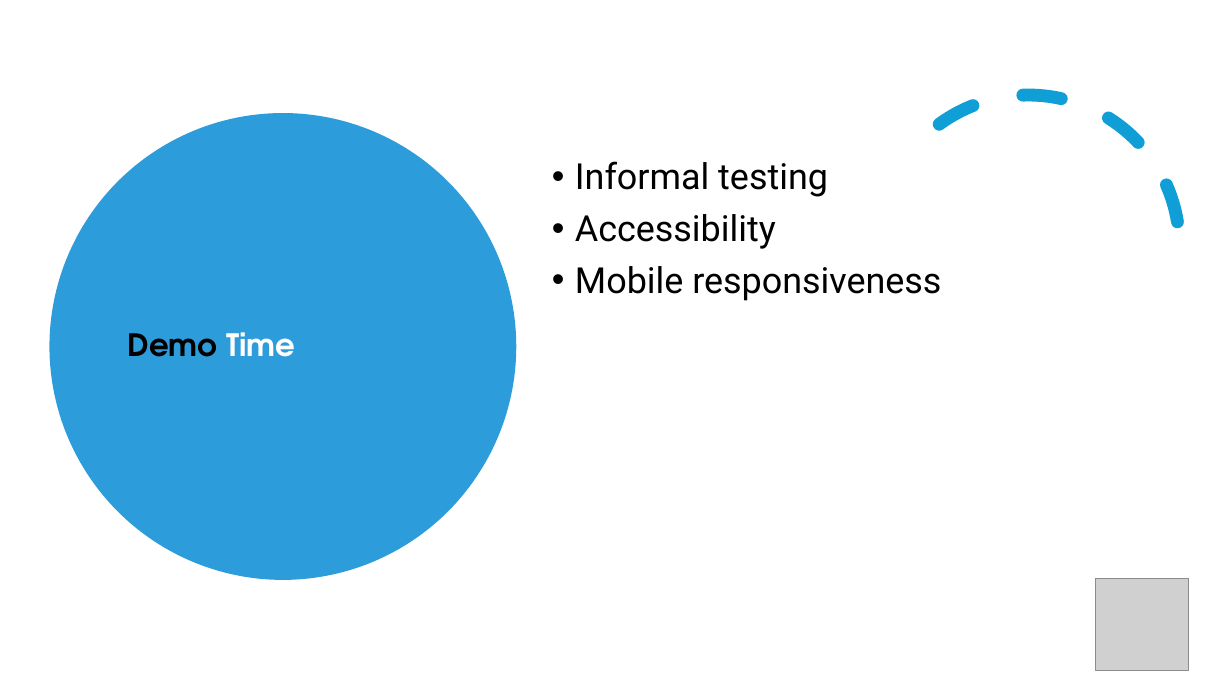
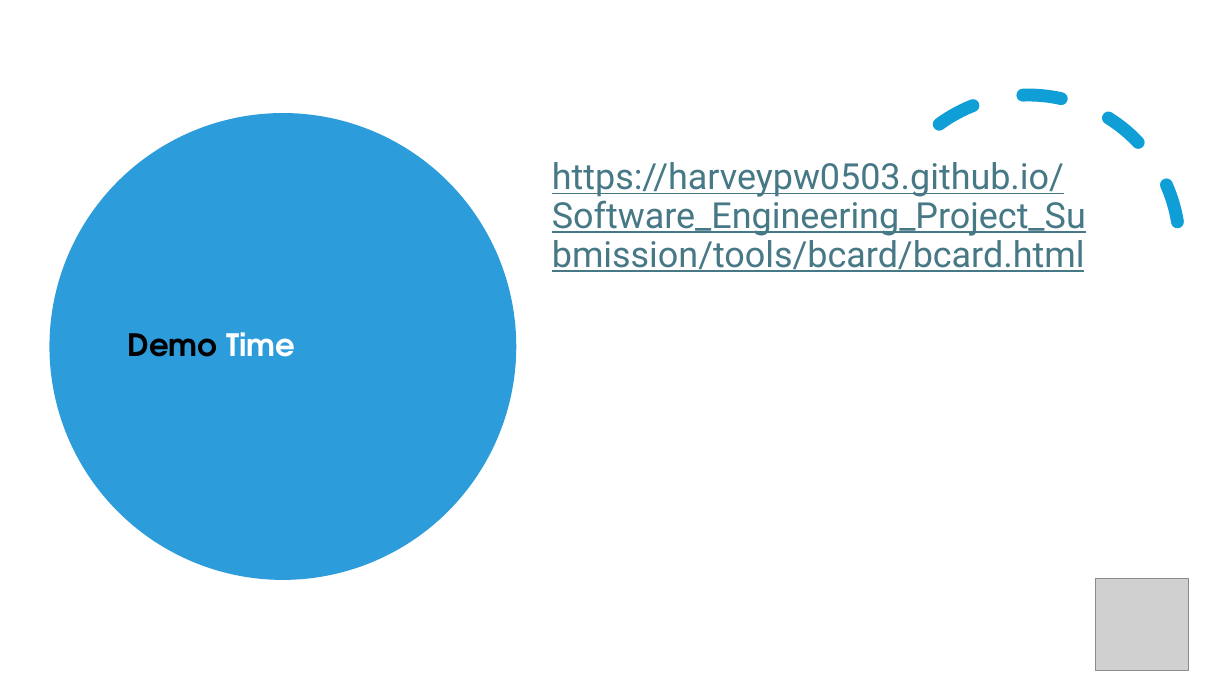
Before and after one commit to harveypw0503/Software_Engineering_Project_Submission, a slide deck: slide 7 of tools/bcard/Presentation.pptx. Drawn at 1232x693 pixels with LibreOffice and Linux fonts; fonts in the diff are those of the drawing; grey boxes stand for pictures. Boxes give left, top, right and bottom in pixels: in the first picture for what was removed or moved away, otherwise in the second. Text is boxed around its words. In the diff, an @@ line names an element or a change of style, - is before the commit and + after.

Commit message:
Initial software engineering project submission

```diff
--- a/tools/bcard/Presentation.pptx
+++ b/tools/bcard/Presentation.pptx
@@ text at [552,162,1086,272]: text changed; text colour #000000 to #467886 @@
-• Informal testing
-• Accessibility
-• Mobile responsiveness
+https://harveypw0503.github.io/Software_Engineering_Project_Submission/tools/bcard/bcard.html
```
